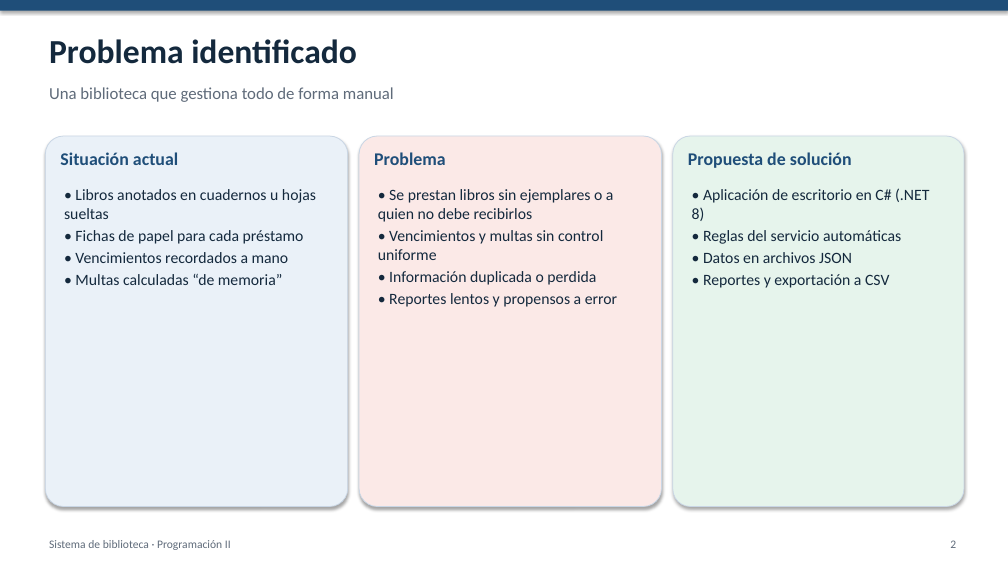
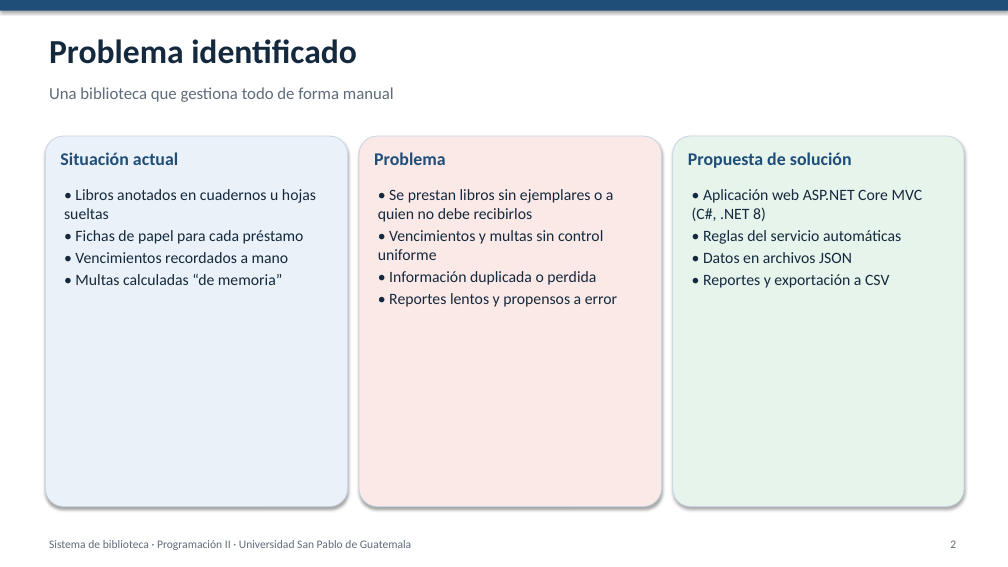
Before and after one commit to USPG-Angels-Workspace/sistema-biblioteca, a slide deck: slide 2 of docs/Presentacion.pptx. Drawn at 1008x567 pixels with LibreOffice and Linux fonts; fonts in the diff are those of the drawing. Boxes give left, top, right and bottom in pixels: in the first picture for what was removed or moved away, otherwise in the second. Text is boxed around its words. In the diff, an @@ line names an element or a change of style, - is before the commit and + after.

```diff
--- a/docs/Presentacion.pptx
+++ b/docs/Presentacion.pptx
@@ text at (692, 189, 923, 221): text changed @@
-• Aplicación de escritorio en C# (.NET 8)
+• Aplicación web ASP.NET Core MVC (C#, .NET 8)
@@ text at (49, 540, 411, 550): text changed @@
-Sistema de biblioteca · Programación II
+Sistema de biblioteca · Programación II · Universidad San Pablo de Guatemala
```
Also in this commit, not shown: 15 other slides changed, 2 slides added, 2 slides removed.
